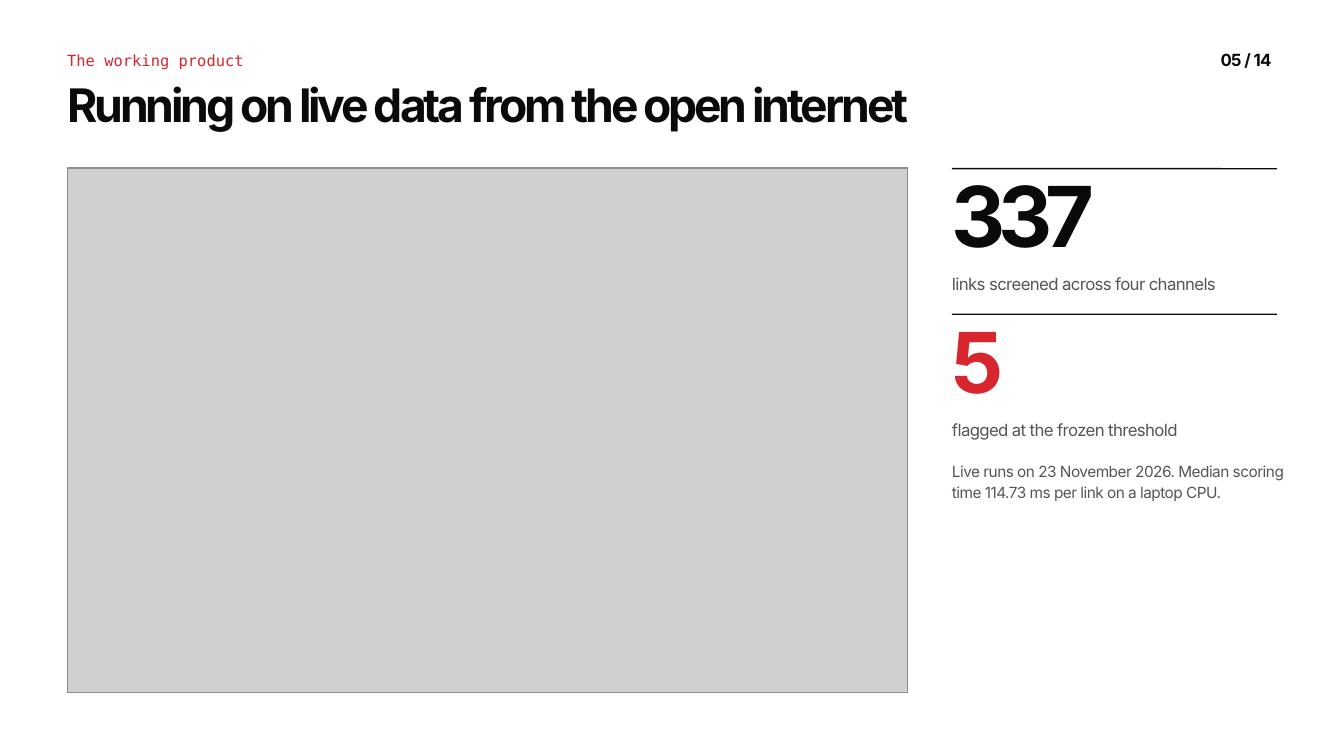
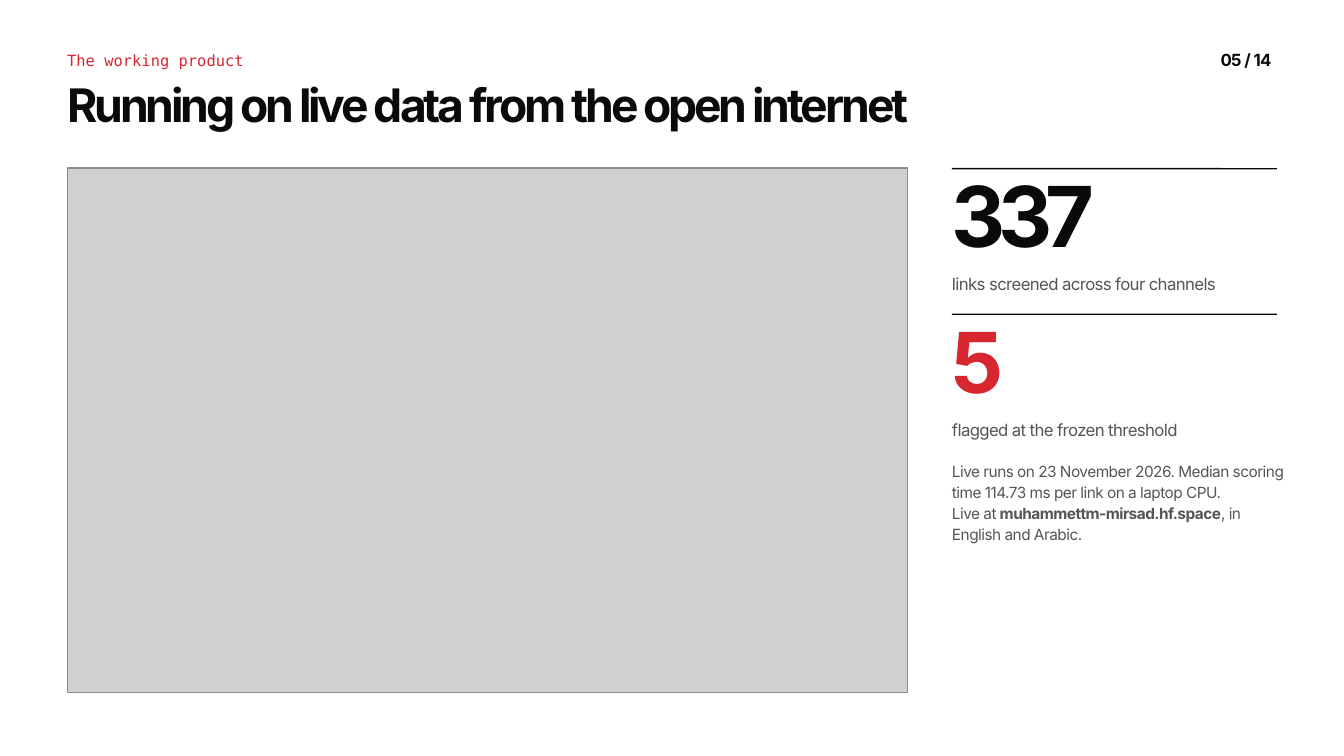
Before and after one commit to muhammet-tm/mirsad, a slide deck: slide 5 of deck/Mirsad_Deck.pptx. Drawn at 1344x756 pixels with LibreOffice and Linux fonts; fonts in the diff are those of the drawing; grey boxes stand for pictures. Boxes give left, top, right and bottom in pixels: in the first picture for what was removed or moved away, otherwise in the second. Text is boxed around its words. In the diff, an @@ line names an element or a change of style, - is before the commit and + after.

```diff
--- a/deck/Mirsad_Deck.pptx
+++ b/deck/Mirsad_Deck.pptx
@@ text added at box(952, 507, 1241, 544), 11 pt, text #555555 @@
+Live at muhammettm-mirsad.hf.space, in
+English and Arabic.
```
Also in this commit, not shown: 4 other slides changed, 3 other files.
